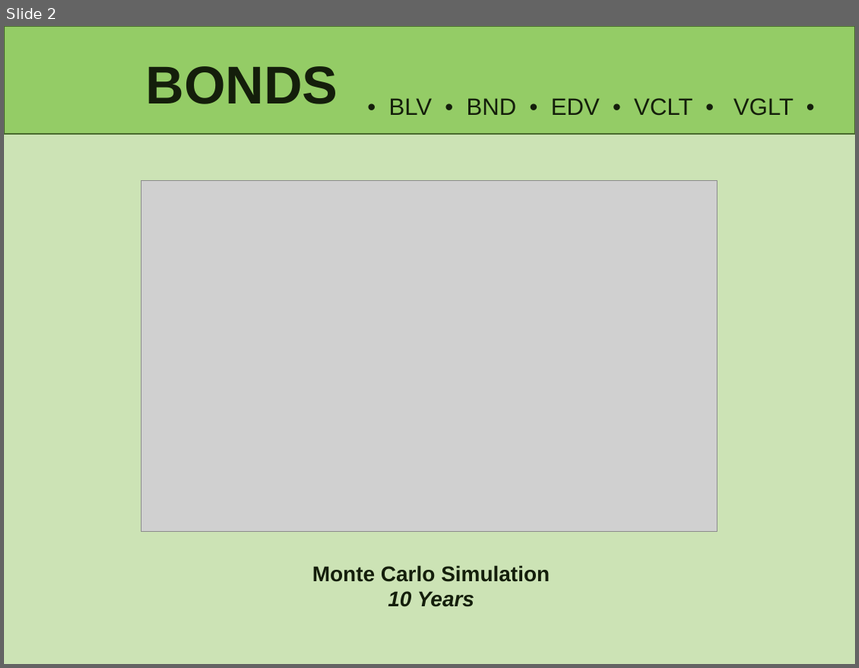
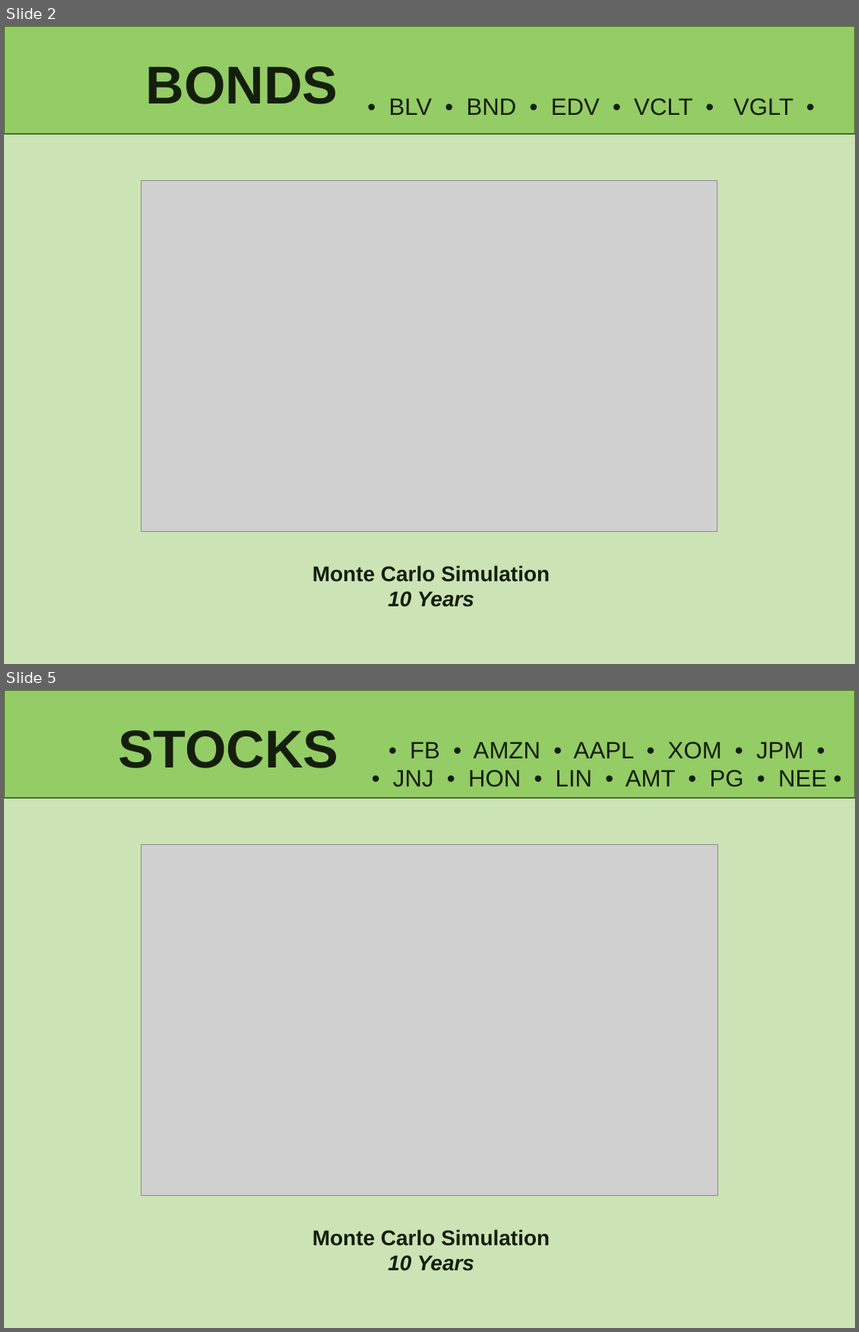
Before and after one commit to lindseyhardouin/Challenging_the_Status_Quo, a slide deck: presentation/P1- Challening the Status Quo.pptx. Shown one above the other, each under a label of ours: slide 2 before the commit, slides 2 and 5 after it; the slides between them are not shown. The pictures are 859x668 and 859x1332 pixels, drawn with LibreOffice and Linux fonts; fonts in the diff are those of the drawing; grey boxes stand for pictures. Boxes give left, top, right and bottom in pixels: in the first picture for what was removed or moved away, otherwise in the second. Text is boxed around its words. In the diff, an @@ line names an element or a change of style, - is before the commit and + after.

```diff
--- a/presentation/P1- Challening the Status Quo.pptx
+++ b/presentation/P1- Challening the Status Quo.pptx
@@ slide 5 added at [4, 690, 855, 1328], background #CCE3B5; not listed: 1 template element that a slide beside it also shows @@
@@ title added at [118, 730, 338, 768], 45 pt, text #141E0B, bold @@
+STOCKS
@@ text added at [393, 742, 827, 787], 20 pt, text #141E0B @@
+• FB • AMZN • AAPL • XOM • JPM •
+• JNJ • HON • LIN • AMT • PG • NEE •
@@ picture added at [141, 845, 718, 1195] @@
@@ text added at [313, 1230, 550, 1271], 18 pt, text #141E0B, bold @@
+Monte Carlo Simulation 10 Years
```
Also in this commit, not shown: 3 slides changed, 6 other slides added, 2 slides removed.
